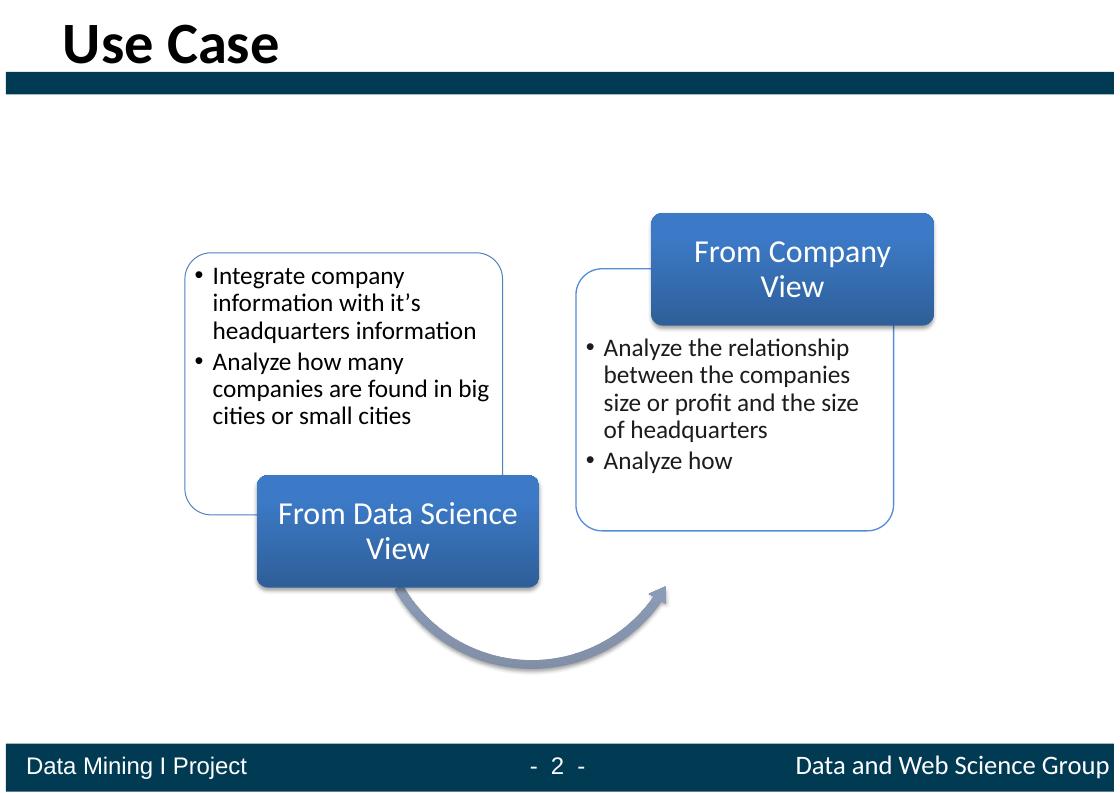
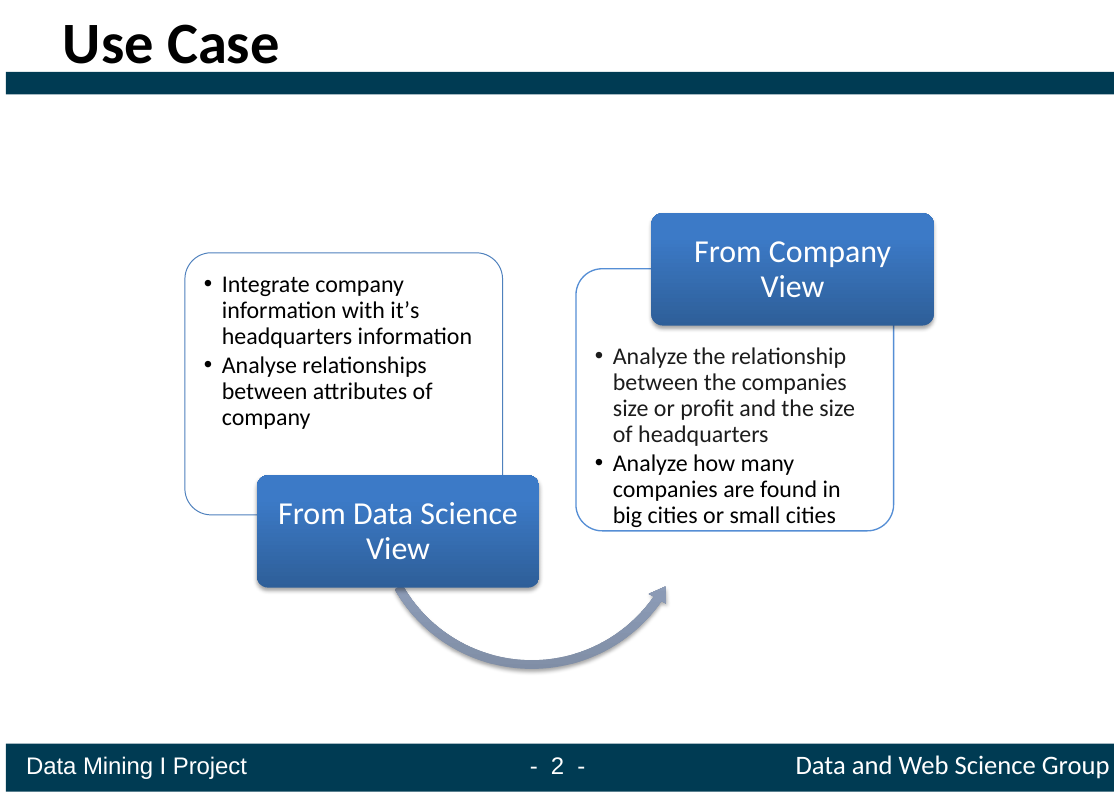
Before and after one commit to ofrendo/WebDataIntegration, a slide deck: slide 3 of presentation/Presentation_template.pptx. Drawn at 1120x793 pixels with LibreOffice and Linux fonts; fonts in the diff are those of the drawing. Boxes give left, top, right and bottom in pixels: in the first picture for what was removed or moved away, otherwise in the second. Text is boxed around its words. In the diff, an @@ line names an element or a change of style, - is before the commit and + after.

Commit message:
slides

```diff
--- a/presentation/Presentation_template.pptx
+++ b/presentation/Presentation_template.pptx
@@ text at (222, 276, 473, 348): size 19 to 18 pt in "Integrate company information with it’s headquarters informa ..." @@
@@ text at (222, 356, 433, 429): text changed; size 19 to 18 pt @@
-  •• Analyze how many companies are found in big cities or small cities
+  •• Analyse relationships between attributes of company
@@ text at (613, 347, 855, 446): size 19 to 18 pt in "Analyze the relationship between the companies size ..." @@
@@ text at (613, 454, 841, 527): text changed; size 19 to 18 pt; text colour #1C1C1C to #000000 @@
-  •• Analyze how
+  •• Analyze how many companies are found in big cities or small cities
```
Also in this commit, not shown: 3 other slides changed, 2 slides added.
